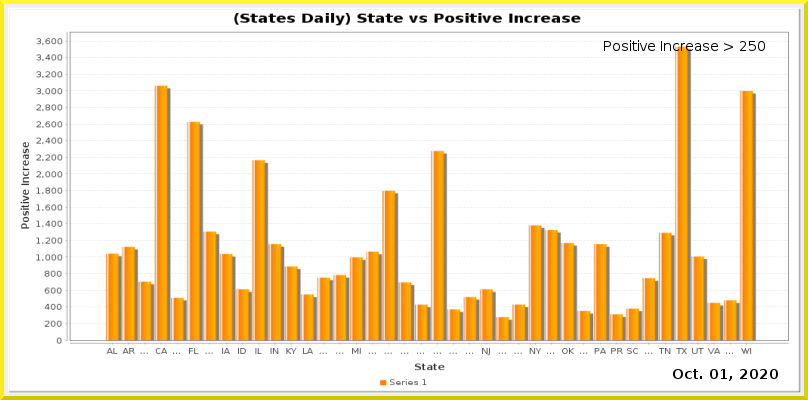
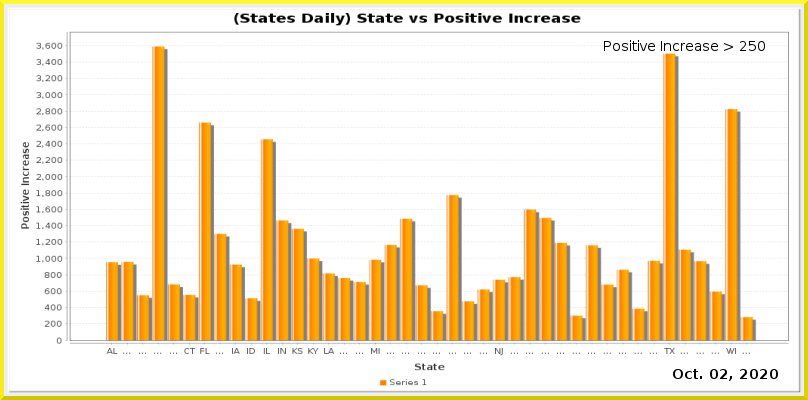
Layer changes from the first 808 x 400 image to the second:
painted on "Current Date" over [720, 369, 727, 379]
painted on "Date_vs_TestIncrease.png" over [36, 38, 789, 356]
